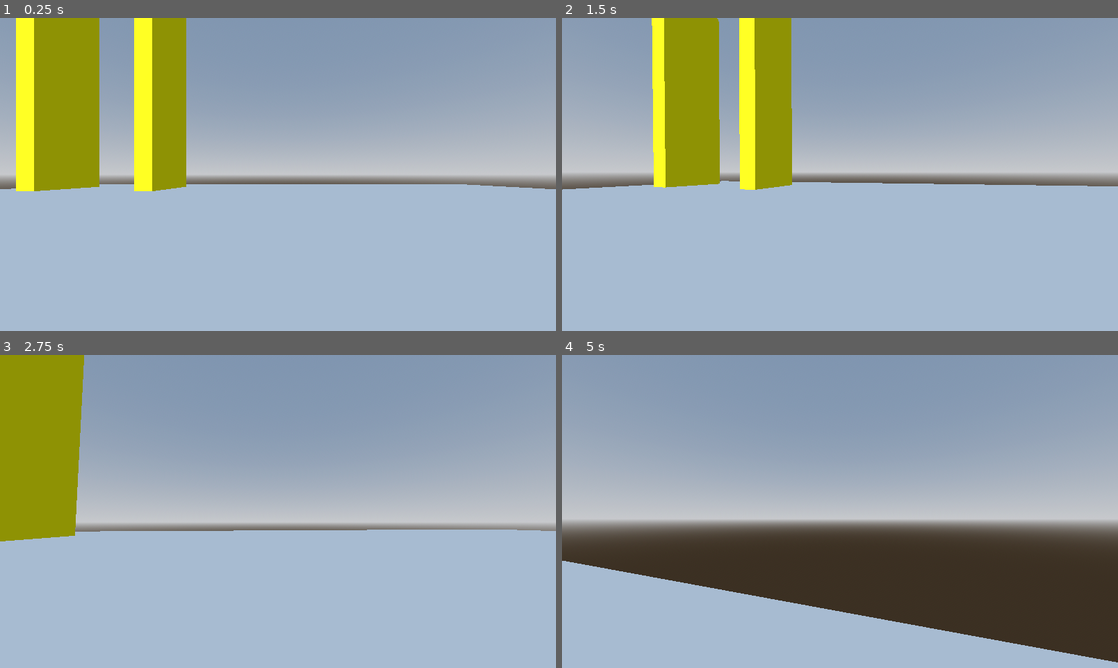
Above: before the commit, frames 1-4 (two rows, left to right).
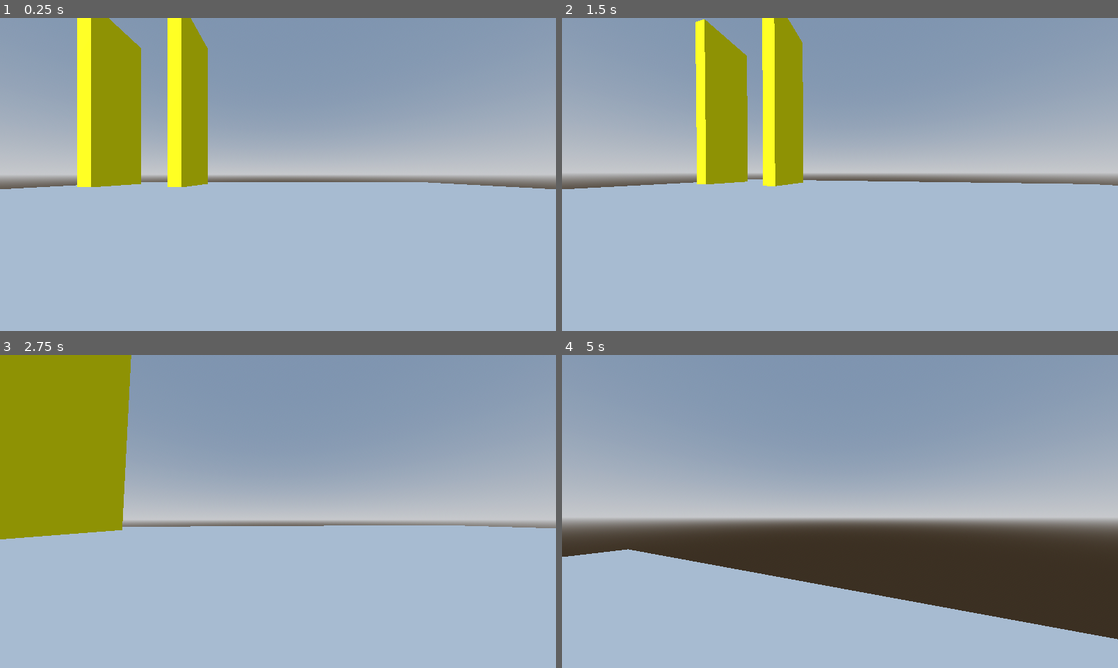
Above: after the commit, the same moments.

Repository: Cody-Mills/Biopunk
Game: Godot game, scene res://scenes/levels/test_level/test_level.tscn
The game is run twice, just before and just after one commit, with the same random seed, the same clock (stepped at 60 frames per second) and the same inputs. Before the commit the project starts from res://scenes/levels/test_level.tscn.
Inputs (mouse positions are in pixels of both pictures, inside the frame that each line leads up to):
- Up to frame 1 (0.25 s): no input
- Up to frame 2 (1.5 s): tap Enter (ui_accept) at 0.5, 0.77 s; move the mouse to (867, 174) at 0.52 s; hold Ctrl (ui_crouch) 0.53-1.28 s; hold Up (ui_up) from 0.53 s (still down); move the mouse to (812, 174) at 1.27 s; tap Ctrl (ui_crouch) at 1.35 s
- Up to frame 3 (2.75 s): keep holding Up (ui_up); tap Enter (ui_accept) at 1.52 s; move the mouse to (289, 505) at 2.02 s; hold Ctrl (ui_crouch) from 2.03 s (still down)
- Up to frame 4 (5 s): keep holding Up (ui_up); move the mouse to (834, 517) at 2.77 s; release Ctrl (ui_crouch) at 2.78 s; tap Ctrl (ui_crouch) at 2.85, 4.35 s; tap Enter (ui_accept) at 3.02, 3.77, 4.52 s; move the mouse to (878, 514) at 3.52 s; hold Ctrl (ui_crouch) 3.53-4.28 s; move the mouse to (795, 508) at 4.27 s

The runs differ from the first frame. In frame 1, 17% of the frame differs, in the area x 2-82%, y 0-56%; in frame 2, 12%; in frame 3, 7.2%; in frame 4, 9.2%.

Commit message:
Crouching Adjustments

Diff:
--- a/project.godot
+++ b/project.godot
@@ -10,8 +10,8 @@
 
 [application]
 
-config/name="Biopunk Game"
-run/main_scene="res://scenes/levels/test_level.tscn"
+config/name="FPS Game"
+run/main_scene="res://scenes/levels/test_level/test_level.tscn"
 config/features=PackedStringArray("4.3", "Forward Plus")
 
 [display]
@@ -69,3 +69,8 @@
 , Object(InputEventKey,"resource_local_to_scene":false,"resource_name":"","device":-1,"window_id":0,"alt_pressed":false …(182 unchanged characters)…
 ]
 }
+ui_kick={
+"deadzone": 0.5,
+"events": [Object(InputEventKey,"resource_local_to_scene":false,"resource_name":"","device":-1,"window_id":0,"alt_pressed":false,"shift_pressed":false,"ctrl_pressed":false,"meta_pressed":false,"pressed":false,"keycode":0,"physical_keycode":86,"key_label":0,"unicode":118,"location":0,"echo":false,"script":null)
+]
+}
--- a/scenes/player/player.gd
+++ b/scenes/player/player.gd
@@ -6,19 +6,22 @@
 var is_sprinting : bool = false
 const WALK_SPEED = 5.0
 const CROUCH_SPEED = WALK_SPEED * 0.6
+var is_crouching : bool = false
+const SLIDE_SPEED = WALK_SPEED * 2
+var is_sliding : bool = false
 
 #Jumping
 const JUMP_VELOCITY = 4.5
-var jump_count = 1
-var max_jumps = 1#scaleable
+var jump_count = max_jumps
+var max_jumps = 1 #scaleable
 var jump_available : bool = true
-#var was_on_floor : bool = true #just walked off
 
 const SENSITIVITY = 0.004
 
 @onready var head: Node3D = %Head
 @onready var camera_3d: Camera3D = %Camera3D
 @onready var player: CharacterBody3D = $"."
+
 
 #Head bobbing via Sinewave
 const BOB_FREQ = 2.0
@@ -34,8 +37,7 @@
 #-Sliding
 #-Bunny Hopping
 
-#Coyote Time (DO LATER BORING ATM)
-#@onready var coyote_time: Timer = %CoyoteTime
+
 
 
 func _ready() -> void:
@@ -72,15 +74,24 @@
 	else:
 		speed = WALK_SPEED
 		is_sprinting = false
-
+	#Crouching
 	if Input.is_action_pressed("ui_crouch") && !is_sprinting:
 		$CollisionShape3D.scale = Vector3(1, 0.5, 1)
 		speed = CROUCH_SPEED
-	if Input.is_action_just_released("ui_crouch") && !is_sprinting:
+		is_crouching = true
+	if Input.is_action_just_released("ui_crouch"):
 		$CollisionShape3D.scale = Vector3(1, 1, 1)
 		speed = WALK_SPEED
-	if Input.is_action_pressed("ui_crouch") && is_sprinting:
-		pass #slide
+		is_crouching = false
+	#Sliding
+	if Input.is_action_pressed("ui_crouch") && is_sprinting :
+		$CollisionShape3D.scale = Vector3(1, 0.3, 1)
+		speed = SLIDE_SPEED
+		is_sliding = true
+	if Input.is_action_just_released("ui_crouch") && is_sliding:
+		is_sliding = false
+		speed = WALK_SPEED
+		$CollisionShape3D.scale = Vector3(1, 1, 1)
 
 	#Movement Inputs
 	var input_dir := Input.get_vector("ui_left", "ui_right", "ui_up", "ui_down")
--- a/scenes/player/player.tscn
+++ b/scenes/player/player.tscn
@@ -22,7 +22,4 @@
 [node name="Camera3D" type="Camera3D" parent="Head"]
 unique_name_in_owner = true
 transform = Transform3D(1, 0, 0, 0, 1, 0, 0, 0, 1, 0, 0.580689, -0.490046)
-
-[node name="CoyoteTime" type="Timer" parent="."]
-unique_name_in_owner = true
-one_shot = true
+fov = 90.0
Not shown: 3 places in scenes/levels/test_level/test_level.tscn that only renumber resources
